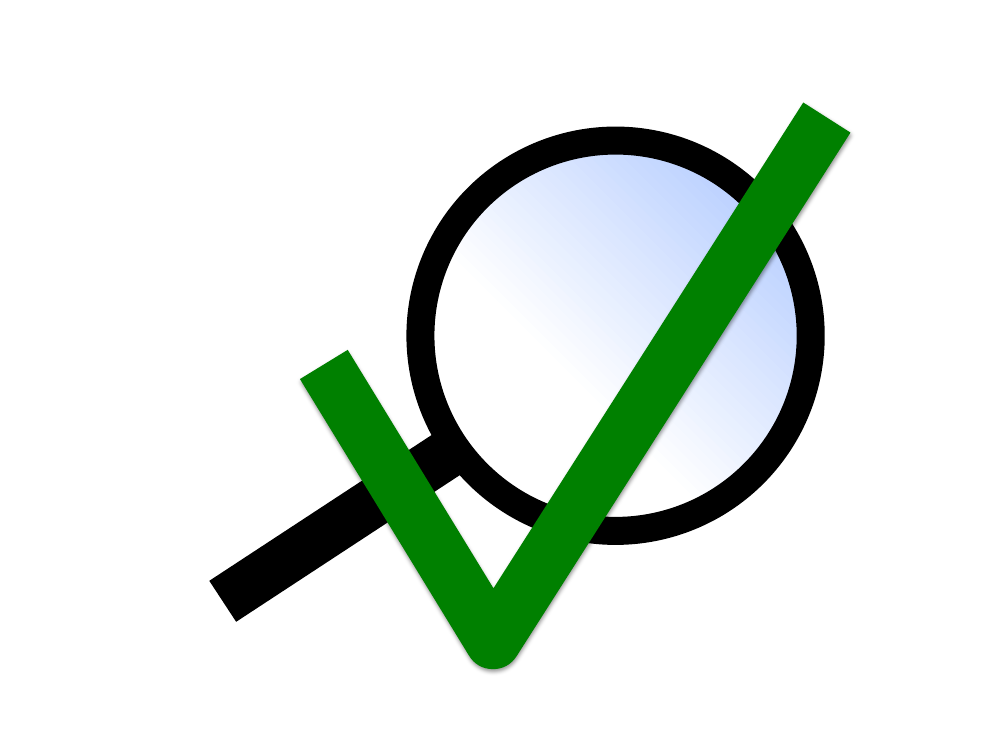
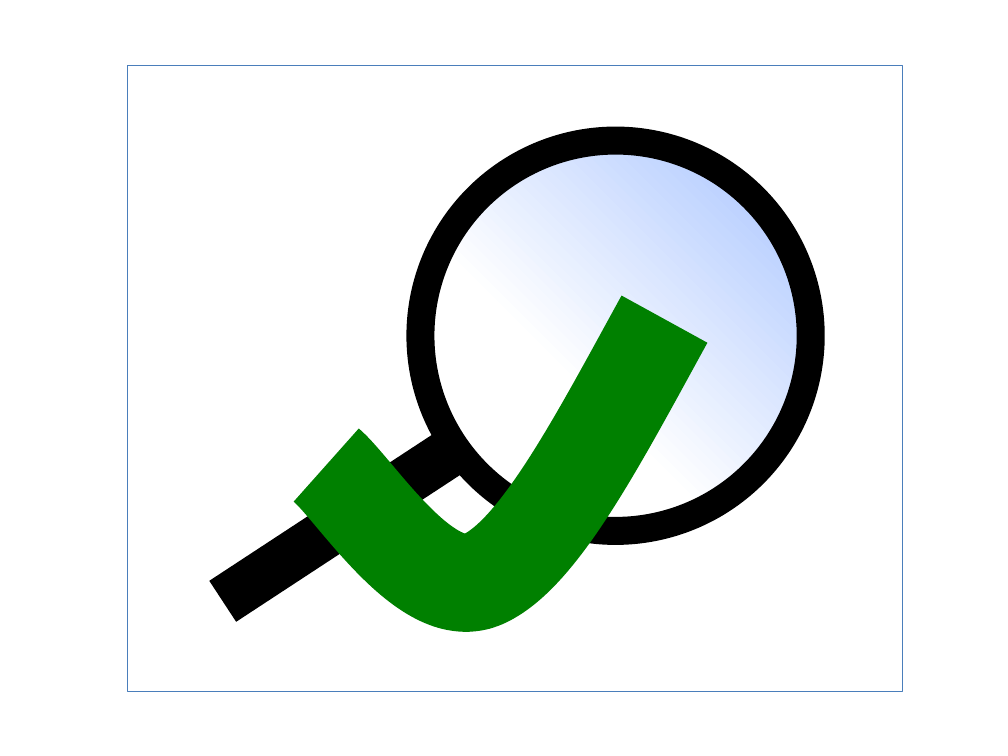
Before and after one commit to nasa/DERT, a slide deck: slide 23 of dert/doc/Icons.pptx. Drawn at 1008x756 pixels with LibreOffice and Linux fonts; fonts in the diff are those of the drawing. Boxes give left, top, right and bottom in pixels: in the first picture for what was removed or moved away, otherwise in the second. Text is boxed around its words. In the diff, an @@ line names an element or a change of style, - is before the commit and + after.

```diff
--- a/dert/doc/Icons.pptx
+++ b/dert/doc/Icons.pptx
@@ rectangle added at (128,66,903,691), outline #4B7EBC 0.75 pt @@
@@ freeform shape removed at (324,118,827,641) @@
@@ freeform shape added at (327,320,665,584), outline #008000 70 pt @@
```
Also in this commit, not shown: 5 other slides changed, 1 slide added, 1 slide removed, 42 other files.
